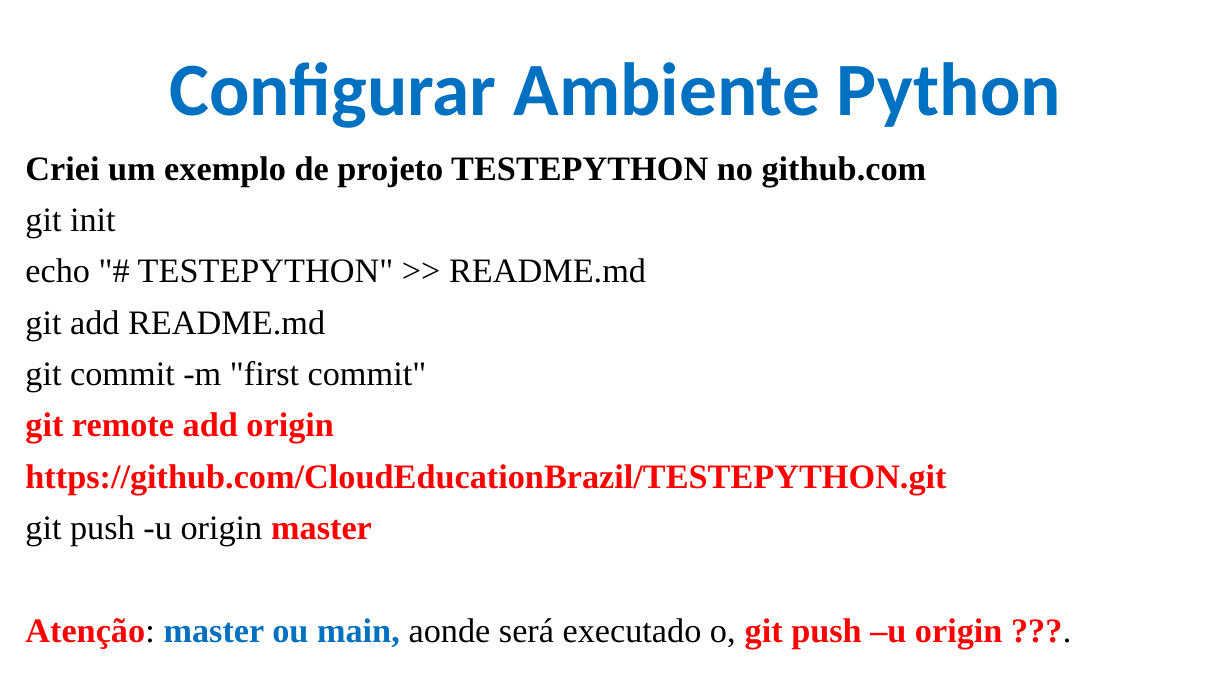
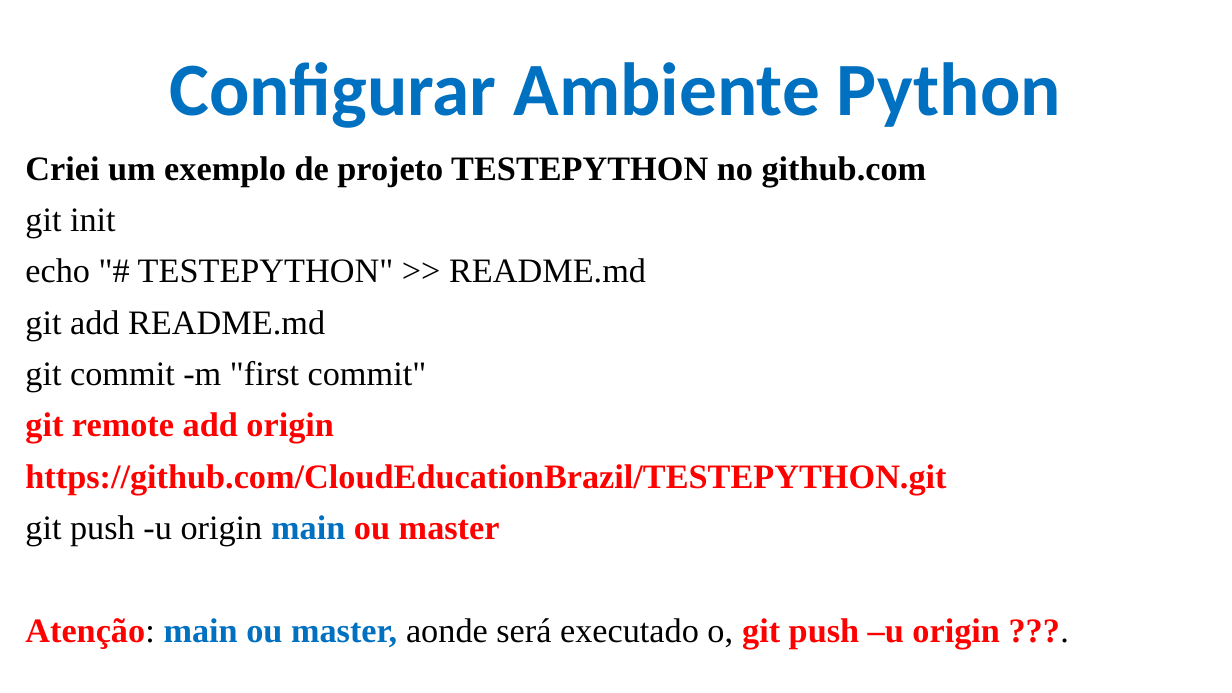
Before and after one commit to CloudEducationBrazil/WydenPythonParadigmas, a slide deck: slide 13 of 01 Classes/Aula 01 Programação Python - Caracterização e Ambiente.pptx. Drawn at 1232x693 pixels with LibreOffice and Linux fonts; fonts in the diff are those of the drawing; background and template pictures are left out. Boxes give left, top, right and bottom in pixels: in the first picture for what was removed or moved away, otherwise in the second. Text is boxed around its words. In the diff, an @@ line names an element or a change of style, - is before the commit and + after.

Commit message:
atualização ppt 1 main ou master

```diff
--- a/01 Classes/Aula 01 Programação Python - Caracterização e Ambiente.pptx
+++ b/01 Classes/Aula 01 Programação Python - Caracterização e Ambiente.pptx
@@ text at (25,515,1000,649): text changed @@
-git push -u origin master
-Atenção: master ou main, aonde será executado o, git push –u origin ???.
+git push -u origin main ou master
+Atenção: main ou master, aonde será executado o, git push –u origin ???.
```
Also in this commit, not shown: 2 other slides changed.
